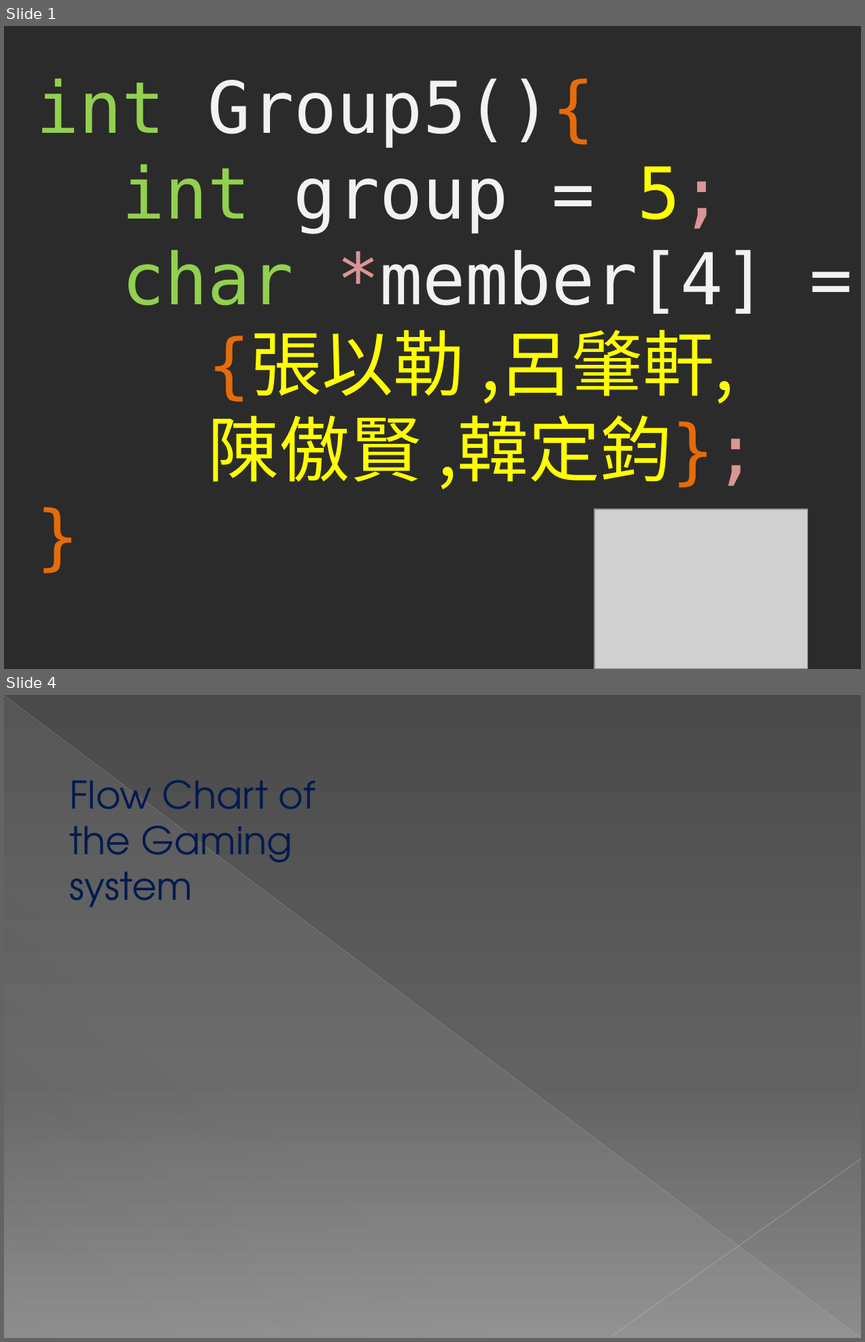
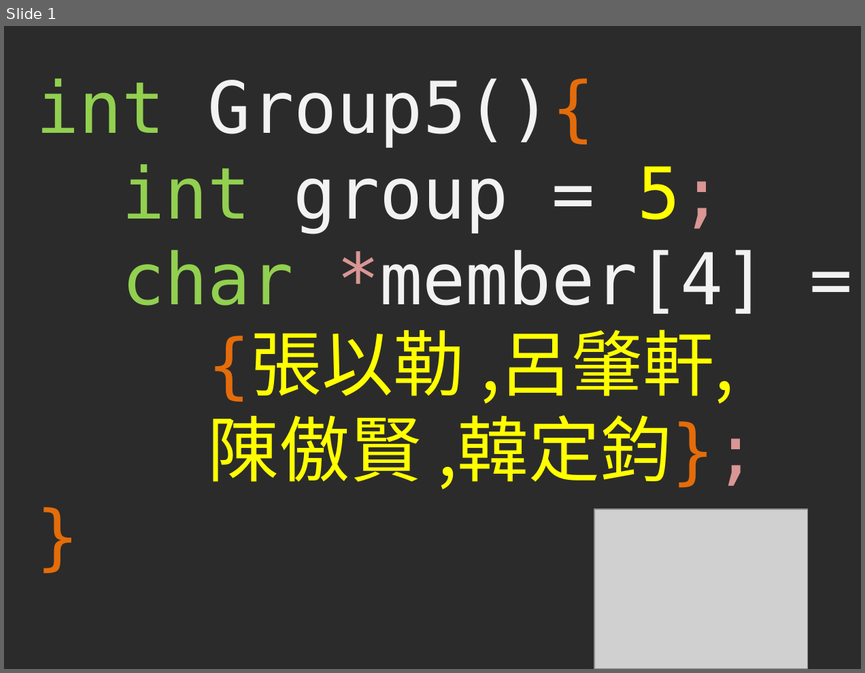
Before and after one commit to hihison/Group5_Project, a slide deck: 001.pptx. Shown one above the other, each under a label of ours: slides 1 and 4 before the commit, slide 1 after it; the slides between them are not shown. The pictures are 865x1342 and 865x673 pixels, drawn with LibreOffice and Linux fonts; fonts in the diff are those of the drawing; grey boxes stand for pictures; background and template pictures are left out; a plain dark background stands for a picture behind light text. Boxes give left, top, right and bottom in pixels: in the first picture for what was removed or moved away, otherwise in the second. Text is boxed around its words. In the diff, an @@ line names an element or a change of style, - is before the commit and + after.

```diff
--- a/001.pptx
+++ b/001.pptx
@@ slide 4 removed at bbox=[4, 695, 861, 1338], background picture (left out) @@
@@ line removed from (4, 696) to (860, 1337) @@
@@ right triangle removed at bbox=[5, 697, 860, 1338] @@
@@ text removed at bbox=[70, 780, 315, 907] @@
-Flow Chart of the Gaming system
@@ line removed from (861, 1159) to (610, 1337) @@
```
Also in this commit, not shown: 4 slides changed, 6 slides added, 4 other slides removed.
